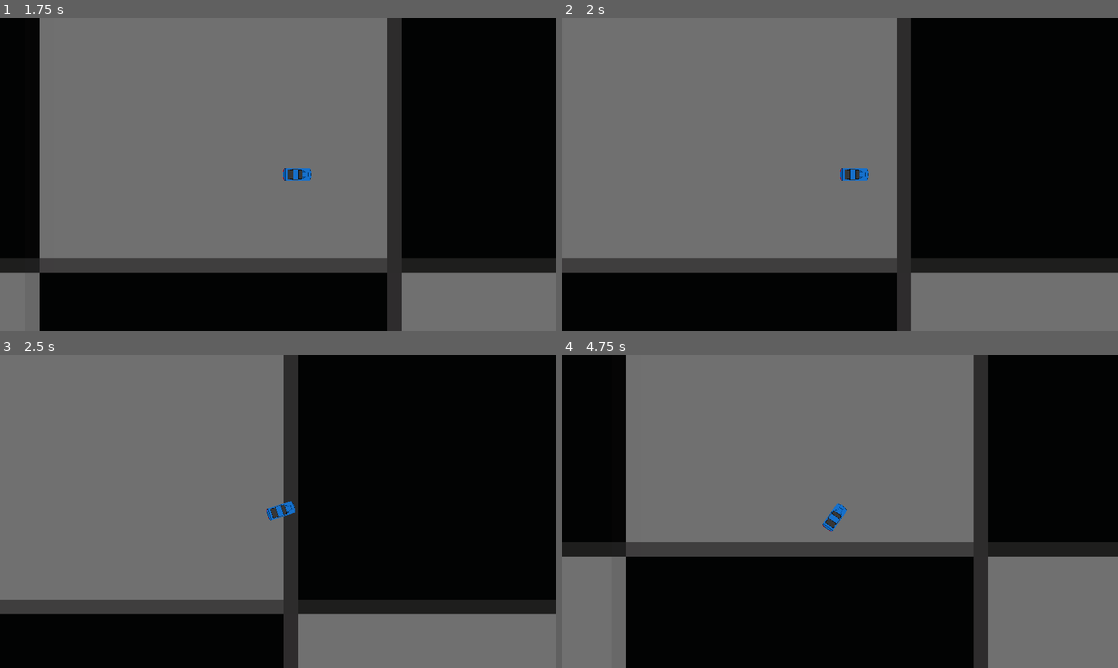
Above: before the commit, frames 1-4 (two rows, left to right).
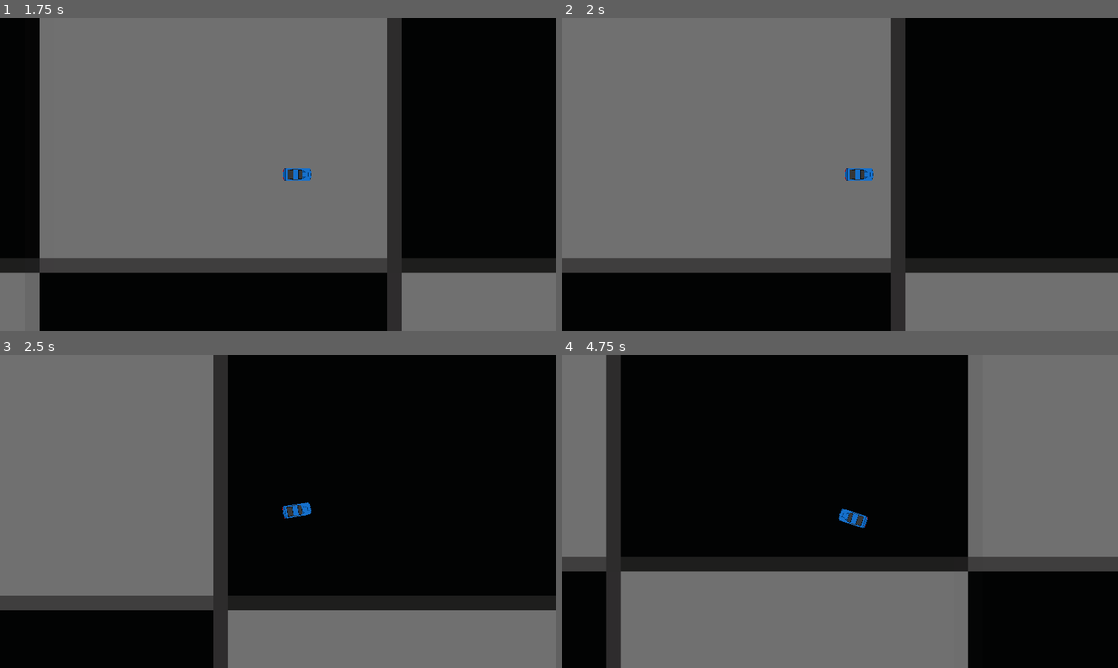
Above: after the commit, the same moments.

Repository: RoboFox031/BlazeShift
Game: Godot game, scene res://Scenes/Testing/testDriveEnviornment.tscn
Same seed, same stepped clock (60 frames per second), same inputs: the game is played once before the commit and once after it.
Inputs:
- Up to frame 1 (1.75 s): tap Enter at 0.5 s; hold W (p1_up) from 0.53 s (still down); tap O (p1_start) at 0.6 s; tap L (p1_x) at 1.35 s
- Up to frame 2 (2 s): keep holding W (p1_up)
- Up to frame 3 (2.5 s): release W (p1_up) at 2.03 s; hold A (p1_left) from 2.03 s (still down); tap Down (p2_down) at 2.1 s
- Up to frame 4 (4.75 s): tap Left (p2_left) at 2.85 s; release A (p1_left) at 3.53 s; hold S (p1_down) 3.53-4.28 s; tap Right (p2_right) at 3.6 s; hold D (p1_right) from 4.28 s (still down); tap Up (p2_up) at 4.35 s

Frame 1 is identical in both runs. In frame 2, 2.2% of the frame differs, in the area x 50-63%, y 0-100%; in frame 3, 17%; in frame 4, 98%, in the area x 0-100%, y 0-100%.

Commit message:
Continued Ice

Diff:
--- a/Scenes/Testing/testDriveEnviornment.tscn
+++ b/Scenes/Testing/testDriveEnviornment.tscn
@@ -5,6 +5,7 @@
 [ext_resource type="Script" path="res://Scripts/Tracks/terrain.gd" id="3_qj48c"]
 
 [node name="TestDriveEnviornment" type="Node2D"]
+position = Vector2(-1, -8)
 
 [node name="Sprite2D" type="Sprite2D" parent="."]
 modulate = Color(0.439049, 0.439049, 0.439049, 1)
@@ -22,14 +23,16 @@
 script = ExtResource("3_qj48c")
 
 [node name="collisionPolygon2d" type="CollisionPolygon2D" parent="Offroad"]
-position = Vector2(-192, -263)
+position = Vector2(2036, -173)
 polygon = PackedVector2Array(22, -159, -105, -161, -217, -78, -152, 58, -10, 96, 72, 57, 170, 68, 351, 100, 500, 136, 582, 383, 738, 413, 776, 216, 777, -17, 757, -157, 655, -245, 578, -224, 360, -188, 144, -172)
 
 [node name="Ice" type="Area2D" parent="."]
+collision_layer = 2
+collision_mask = 0
 script = ExtResource("3_qj48c")
 myTerrain = 2
 
 [node name="collisionPolygon2d" type="CollisionPolygon2D" parent="Ice"]
 modulate = Color(0.215238, 1.54018e-05, 0.86549, 1)
-position = Vector2(31, 72)
-polygon = PackedVector2Array(-258, -82, -365, 40, -410, 196, 13, 340, 391, 259, 539, 101, 343, 63, 269, -183, 53, -181)
+position = Vector2(118, -109)
+polygon = PackedVector2Array(-258, -82, -365, 40, -410, 196, -17, 602, 346, 851, 1210, 855, 599, -81, 269, -183, 53, -181)
--- a/Scripts/Cars/parentCar.gd
+++ b/Scripts/Cars/parentCar.gd
@@ -25,6 +25,10 @@
 @export var offRoadLinMult=.6 ##Controls how offroading affects speed and acceleration
 @export var offRoadTurnMult=.8 ##Controls how offroading affects turning
 @export var offRoadDecelMult=2 ##Controls how offroading affects decleration
+#controls how the car reacts to ice
+@export var iceLinMult=0 ##Controls how offroading affects speed and acceleration
+@export var iceTurnMult=0 ##Controls how offroading affects turning
+@export var iceDecelMult=0 ##Controls how offroading affects decleration
 ############End of Important Car Stats
 
 #Stores what terrain the car is on
@@ -42,7 +46,7 @@
 		currentLinSpeed = move_toward(currentLinSpeed, baseTopSpeed*linDirection*terrainLinMult, baseAcceleration*terrainLinMult)
 	#If no button is being clicked, decelerates by the deceleration speed
 	else:
-		currentLinSpeed = move_toward(currentLinSpeed, 0, baseDecel*offRoadDecelMult)
+		currentLinSpeed = move_toward(currentLinSpeed, 0, baseDecel*terrainDecelMult)
 
 	#Gets the input, and converts it to positive or negitive 1
 	var turnDirection = Input.get_axis("p1_left", "p1_right")
@@ -71,7 +75,14 @@
 		if newTerrain==trackEnums.terrainTypes.track:
 			terrainLinMult=1
 			terrainTurnMult=1
+			terrainDecelMult=1
 		#If the car is going off road, set the terrain mults accordingly
 		elif newTerrain==trackEnums.terrainTypes.offRoad:
 			terrainLinMult=offRoadLinMult
 			terrainTurnMult=offRoadTurnMult
+			terrainDecelMult=offRoadDecelMult
+		#If the car is going onto ice, set the terrain mults accordingly
+		elif newTerrain==trackEnums.terrainTypes.ice:
+			terrainLinMult=iceLinMult
+			terrainTurnMult=iceTurnMult
+			terrainDecelMult=iceDecelMult
--- a/Scripts/Cars/terrain_detector.gd
+++ b/Scripts/Cars/terrain_detector.gd
@@ -1,5 +1,4 @@
 extends Node2D
-signal terrainChanged
 
 var parentCar:Car
 
@@ -12,25 +11,33 @@
 	#Sets the car's parent
 	parentCar=get_parent()
 
-func terrainCheck():
+func matchCheck():
 	#If both detectors are on the same terrain, set the car's terrain to that terrain
 	if currentRTerrain==currentLTerrain:
 		parentCar.updateTerrain(currentRTerrain)
 
+func terrainCheck(area,newTerrain):
+	#Sets the new terrain variable to whatever the terrain of the area is
+	newTerrain=area.myTerrain
+	#Return the newTerrain type
+	return newTerrain
+
 
 func _on_terrain_detector_l_area_entered(area: Area2D) -> void:
-	#Sets the currentLTerrain varible to whatever terrain it is touching
-	if area.myTerrain==trackEnums.terrainTypes.offRoad:
-		currentLTerrain=trackEnums.terrainTypes.offRoad
+	#Makes sure it's touching a new terrain type
+	if area.myTerrain!=currentLTerrain:
+		#If it is, set the currentRTerrain varible to the return of the fuction
+		currentLTerrain=terrainCheck(area,currentLTerrain)
 	#Checks the car's overall terrain
-	terrainCheck()
+	matchCheck()
 
 func _on_terrain_detector_r_area_entered(area: Area2D) -> void:
-	#Sets the currentRTerrain varible to whatever terrain it is touching
-	if area.myTerrain==trackEnums.terrainTypes.offRoad:
-		currentRTerrain=trackEnums.terrainTypes.offRoad
+	#Makes sure it's touching a new terrain type
+	if area.myTerrain!=currentRTerrain:
+		#If it is, set the currentRTerrain varible to the return of the fuction
+		currentRTerrain=terrainCheck(area,currentRTerrain)
 	#Checks the car's overall terrain
-	terrainCheck()
+	matchCheck()
 
 func _on_terrain_detector_l_area_exited(area: Area2D) -> void:
 	#If the terrain that it just left was the same as the one it used to be touching
@@ -38,7 +45,7 @@
 	if area.myTerrain==currentLTerrain:
 		currentLTerrain=trackEnums.terrainTypes.track
 	#Checks the car's overall terrain
-	terrainCheck()
+	matchCheck()
 
 func _on_terrain_detector_r_area_exited(area: Area2D) -> void:
 	#If the terrain that it just left was the same as the one it used to be touching
@@ -46,4 +53,4 @@
 	if area.myTerrain==currentRTerrain:
 		currentRTerrain=trackEnums.terrainTypes.track
 	#Checks the car's overall terrain
-	terrainCheck()
+	matchCheck()
--- a/project.godot
+++ b/project.godot
@@ -24,9 +24,6 @@
 
 window/size/viewport_width=1920
 window/size/viewport_height=1080
-window/size/mode=3
-window/size/resizable=false
-window/size/borderless=true
 window/stretch/mode="viewport"
 
 [editor]
